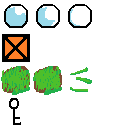
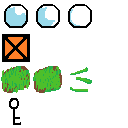
Comparing the layer stacks of the two 128 × 128 images. Changes:
painted on "Pasted Layer #3" over [44, 87, 62, 95]
painted on "bgTile.png" over [12, 87, 30, 95]
